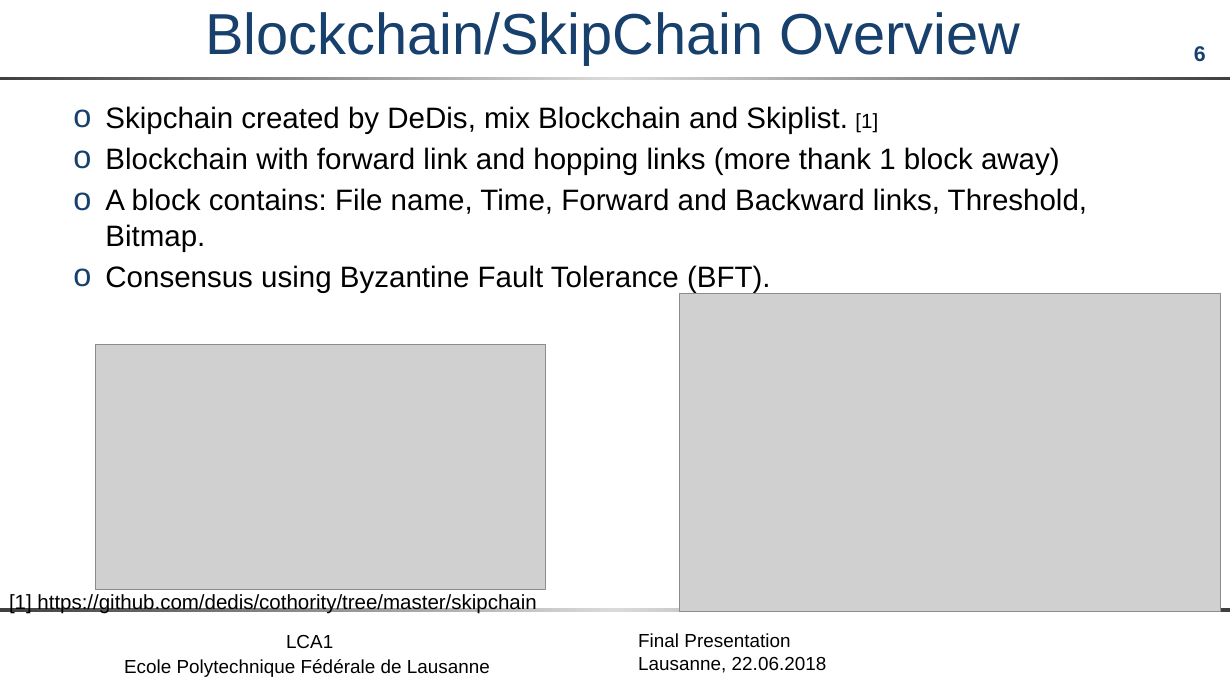
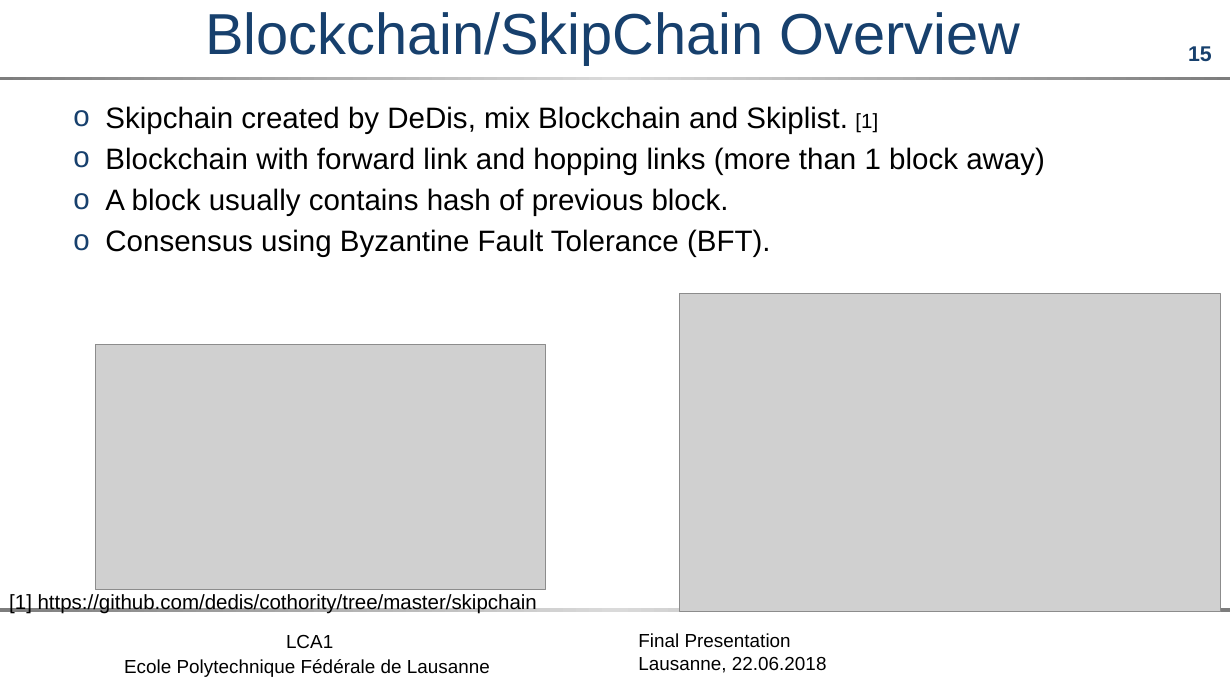
Before and after one commit to maxpr/MasterProjectDocuments, a slide deck: slide 15 of OPT/doc/FinalPresentation.pptx (slide 6 before the commit). Drawn at 1232x693 pixels with LibreOffice and Linux fonts; fonts in the diff are those of the drawing; grey boxes stand for pictures; background and template pictures are left out. Boxes give left, top, right and bottom in pixels: in the first picture for what was removed or moved away, otherwise in the second. Text is boxed around its words. In the diff, an @@ line names an element or a change of style, - is before the commit and + after.

```diff
--- a/OPT/doc/FinalPresentation.pptx
+++ b/OPT/doc/FinalPresentation.pptx
@@ page number at (1188, 46, 1212, 62): text changed @@
-6
+15
@@ rectangle at (0, 77, 1231, 80): fill gradient #818181 to #DADADA to gradient #7D7D7D to #DADADA @@
@@ text at (105, 106, 878, 257): less space between paragraphs @@
@@ text at (105, 147, 1045, 216): text changed @@
-o Blockchain with forward link and hopping links (more thank 1 block away)
-o A block contains: File name, Time, Forward and Backward links, Threshold, Bitmap.
+o Blockchain with forward link and hopping links (more than 1 block away)
+o A block usually contains hash of previous block.
@@ rectangle at (0, 608, 1231, 612): fill gradient #818181 to #DADADA to gradient #7D7D7D to #DADADA @@
```
Also in this commit, not shown: 5 other slides changed, 30 slides added, 6 slides removed, 8 other files.
